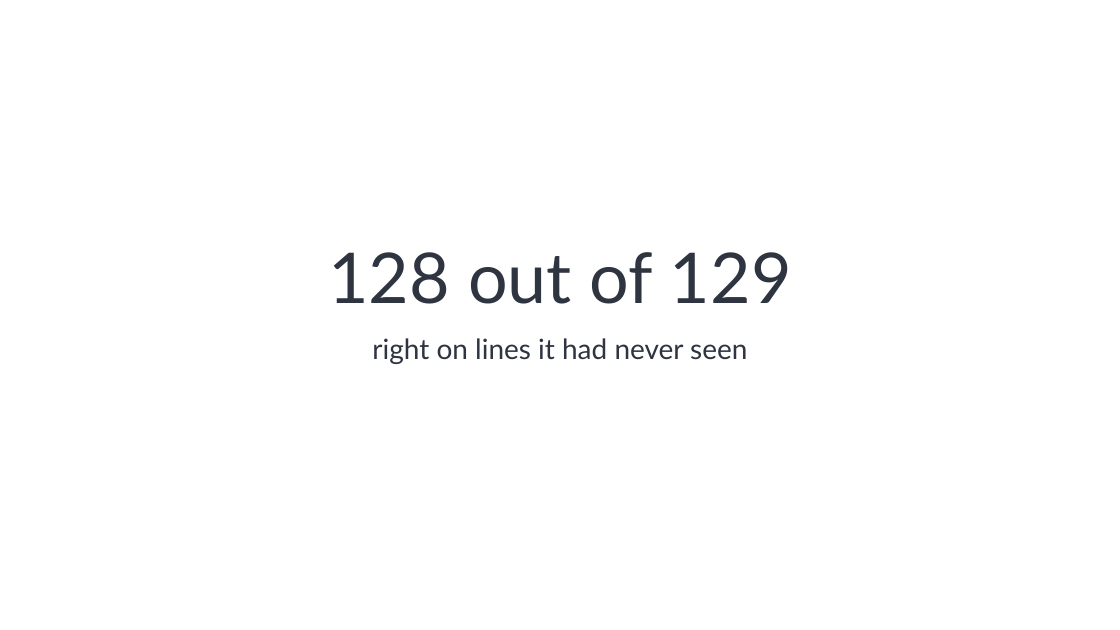
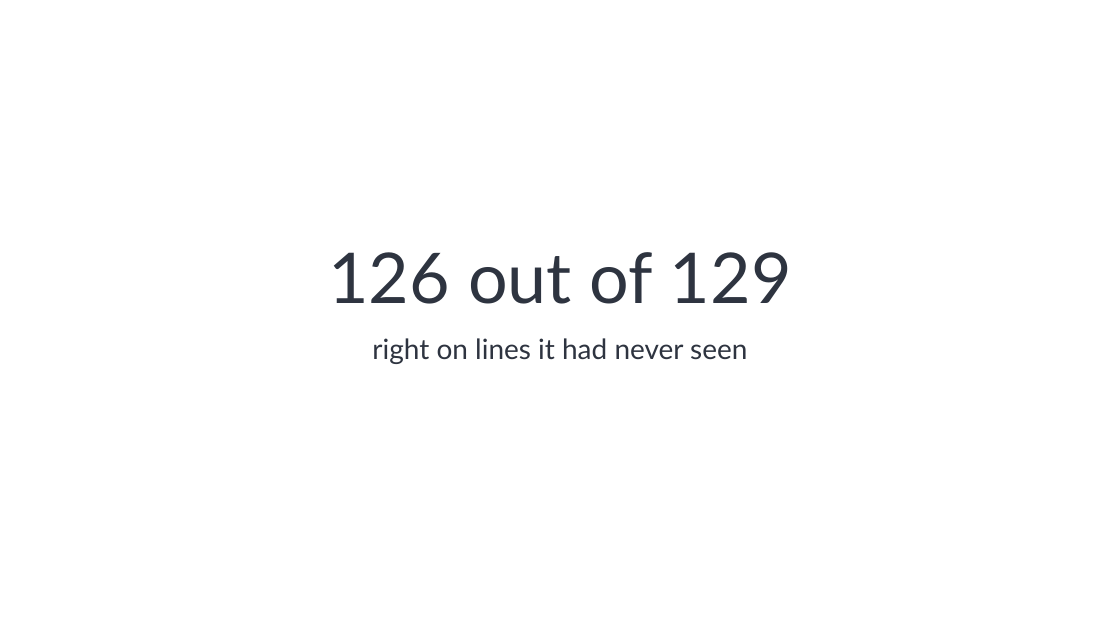
Before and after one commit to IslamTayeb/tzu-vs-taylor, a slide deck: slide 10 of slides/tzu_vs_taylor_lecture.pptx. Drawn at 1120x630 pixels with LibreOffice and Linux fonts; fonts in the diff are those of the drawing. Boxes give left, top, right and bottom in pixels: in the first picture for what was removed or moved away, otherwise in the second. Text is boxed around its words. In the diff, an @@ line names an element or a change of style, - is before the commit and + after.

```diff
--- a/slides/tzu_vs_taylor_lecture.pptx
+++ b/slides/tzu_vs_taylor_lecture.pptx
@@ title at box(328, 252, 792, 304): text changed @@
-128 out of 129
+126 out of 129
```
Also in this commit, not shown: 21 other files.
